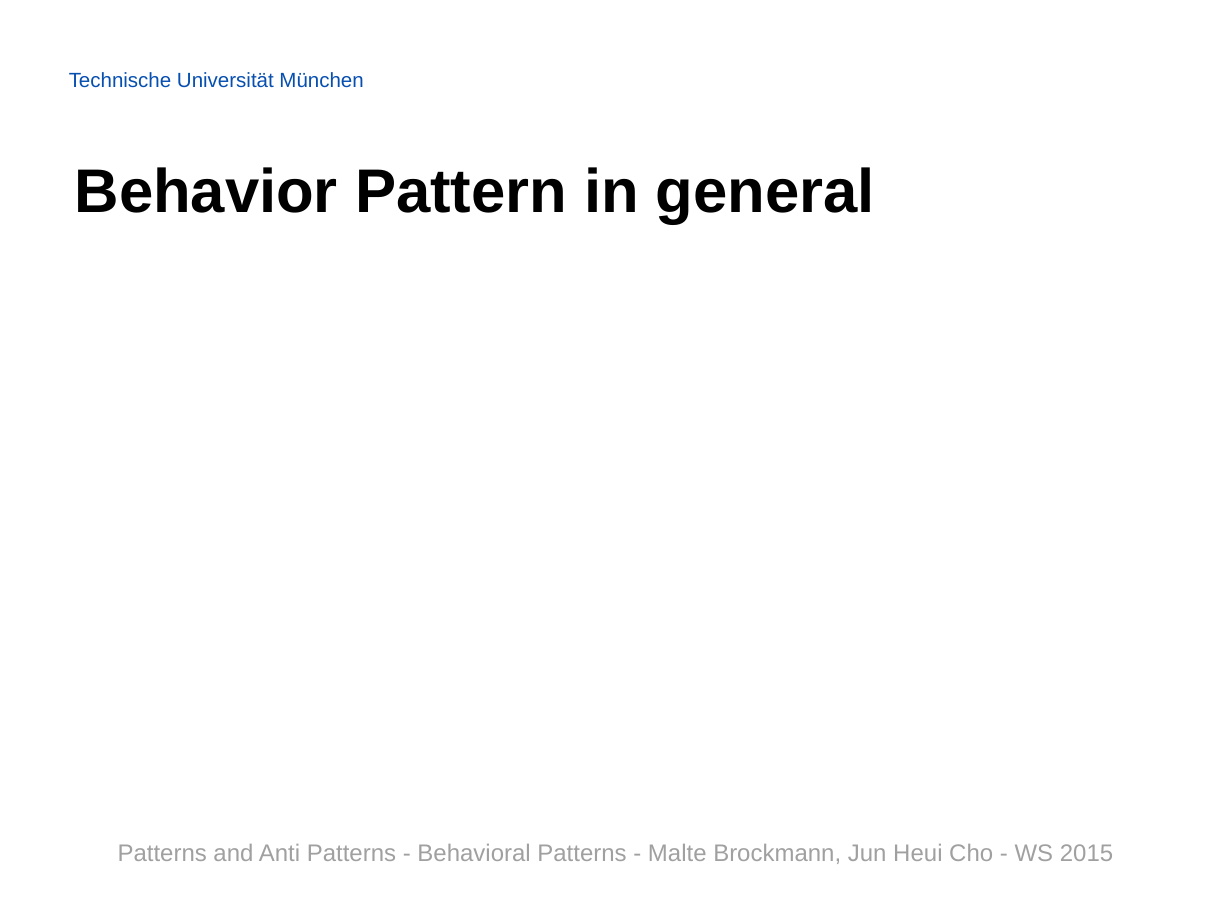
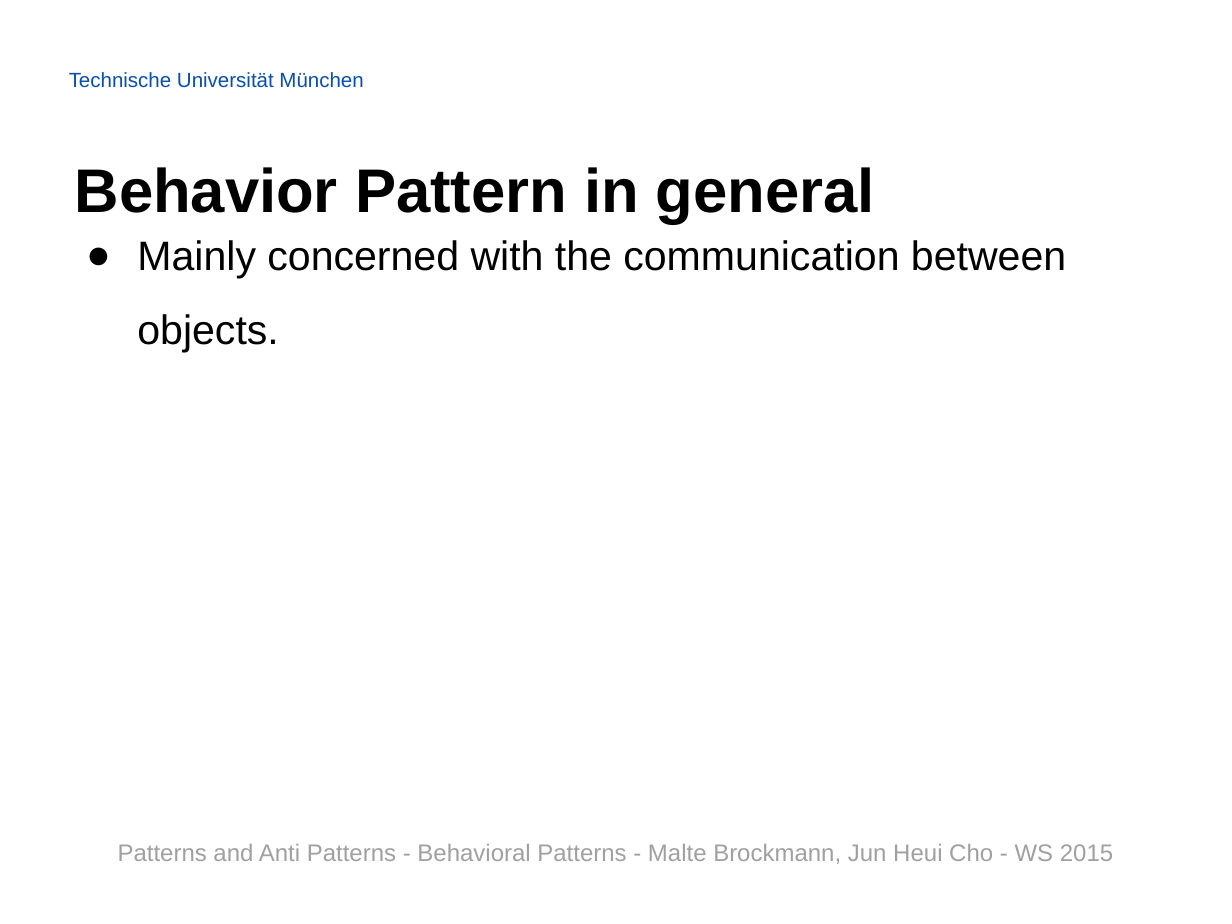
Before and after one commit to Painted6/Behavioral-design-patterns, a slide deck: slide 3 of Behavioral Patterns - JS Patterns and Anti Patterns.pptx. Drawn at 1232x924 pixels with LibreOffice and Linux fonts; fonts in the diff are those of the drawing; background and template pictures are left out. Boxes give left, top, right and bottom in pixels: in the first picture for what was removed or moved away, otherwise in the second. Text is boxed around its words. In the diff, an @@ line names an element or a change of style, - is before the commit and + after.

Commit message:
added slides for command and memento pattern & for the spaceinvader game. (sources are on the last slide)

```diff
--- a/Behavioral Patterns - JS Patterns and Anti Patterns.pptx
+++ b/Behavioral Patterns - JS Patterns and Anti Patterns.pptx
@@ text added at [137,240,1066,352], 24 pt, text #000000 @@
+● Mainly concerned with the communication between objects.
```
Also in this commit, not shown: 2 other slides changed, 10 slides added.
